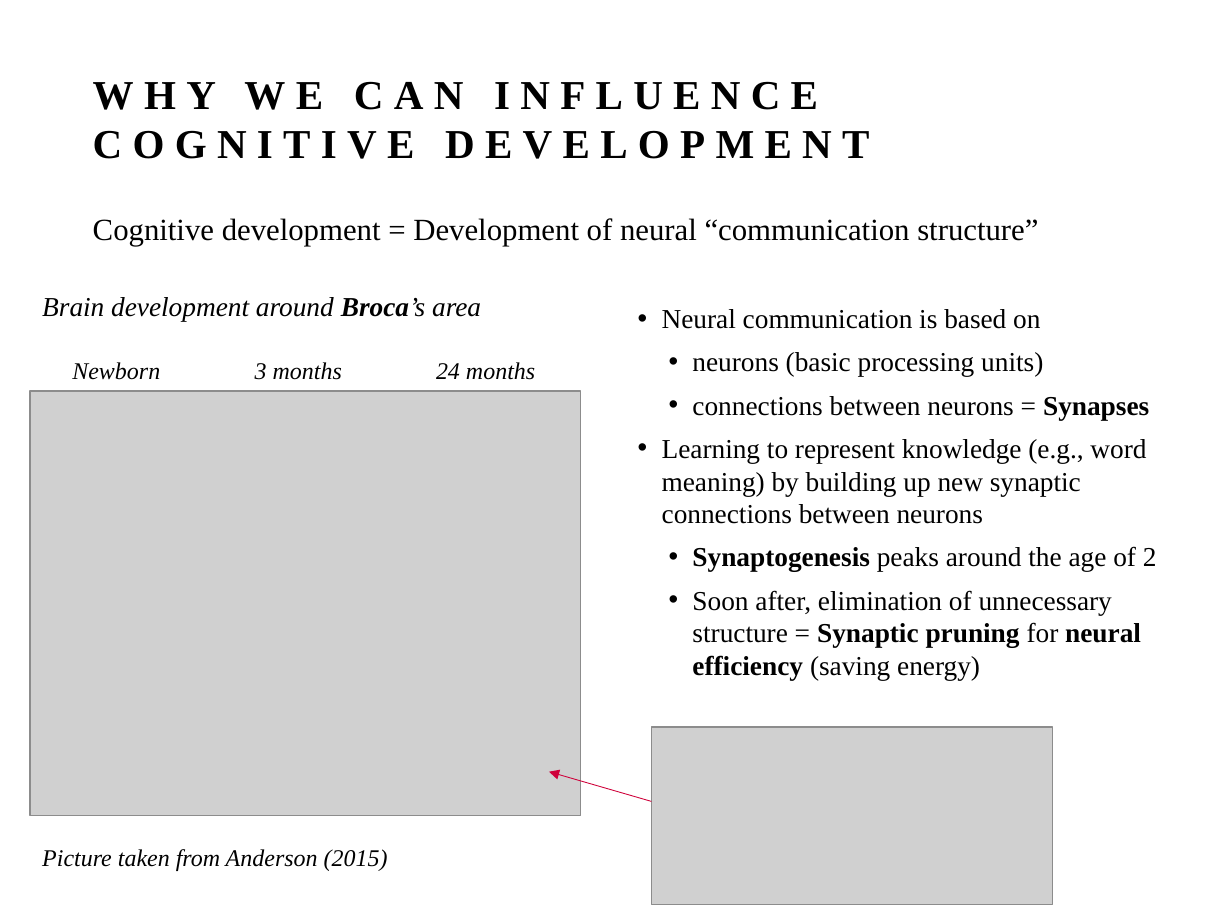
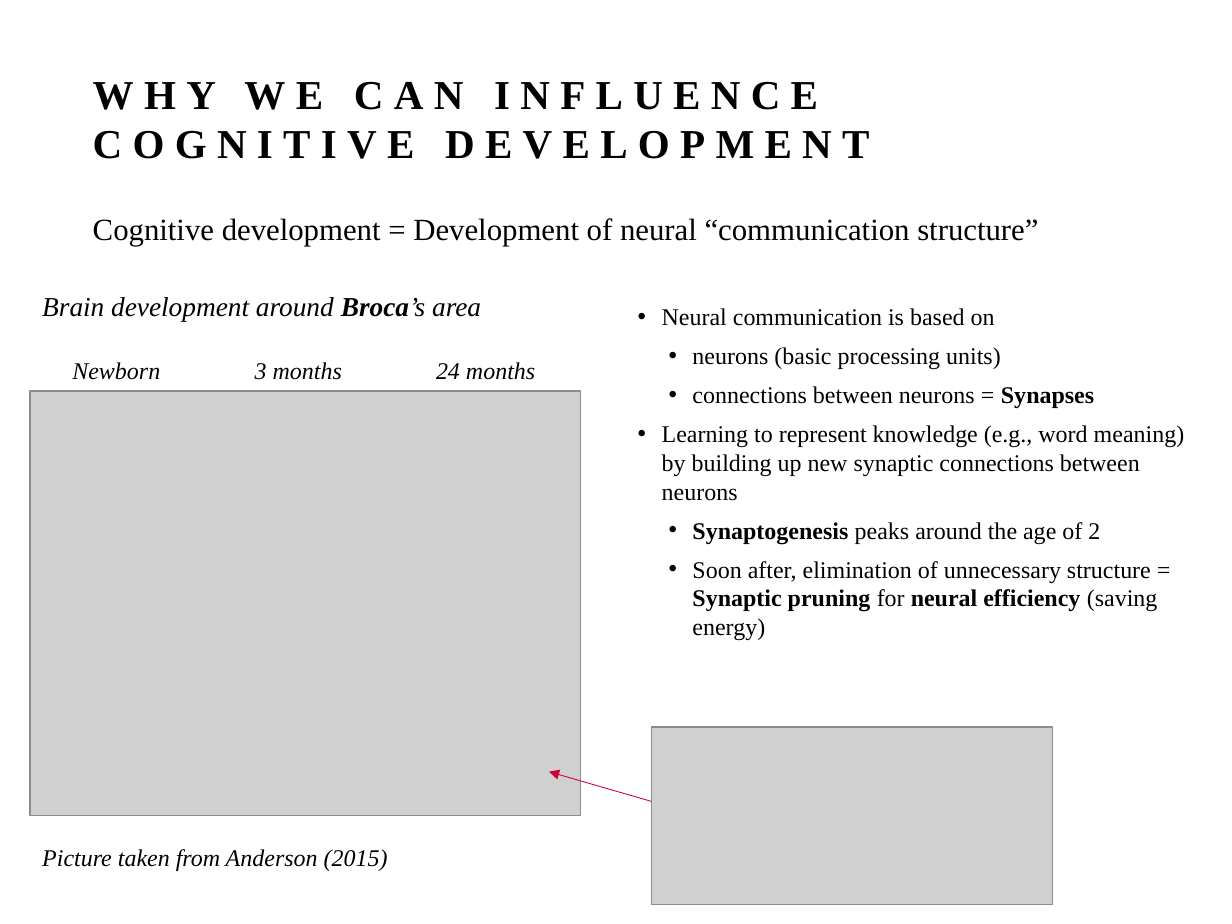
Before and after one commit to seasense/seasense.github.io, a slide deck: slide 10 of cogDev/Unit_0_slides_CogniDev.pptx. Drawn at 1232x924 pixels with LibreOffice and Linux fonts; fonts in the diff are those of the drawing; grey boxes stand for pictures. Boxes give left, top, right and bottom in pixels: in the first picture for what was removed or moved away, otherwise in the second. Text is boxed around its words. In the diff, an @@ line names an element or a change of style, - is before the commit and + after.

```diff
--- a/cogDev/Unit_0_slides_CogniDev.pptx
+++ b/cogDev/Unit_0_slides_CogniDev.pptx
@@ text "Neural communication is based on" at (662,308,1185,640): size 16 to 14 pt @@
```
Also in this commit, not shown: 2 other slides changed, 6 other files.
